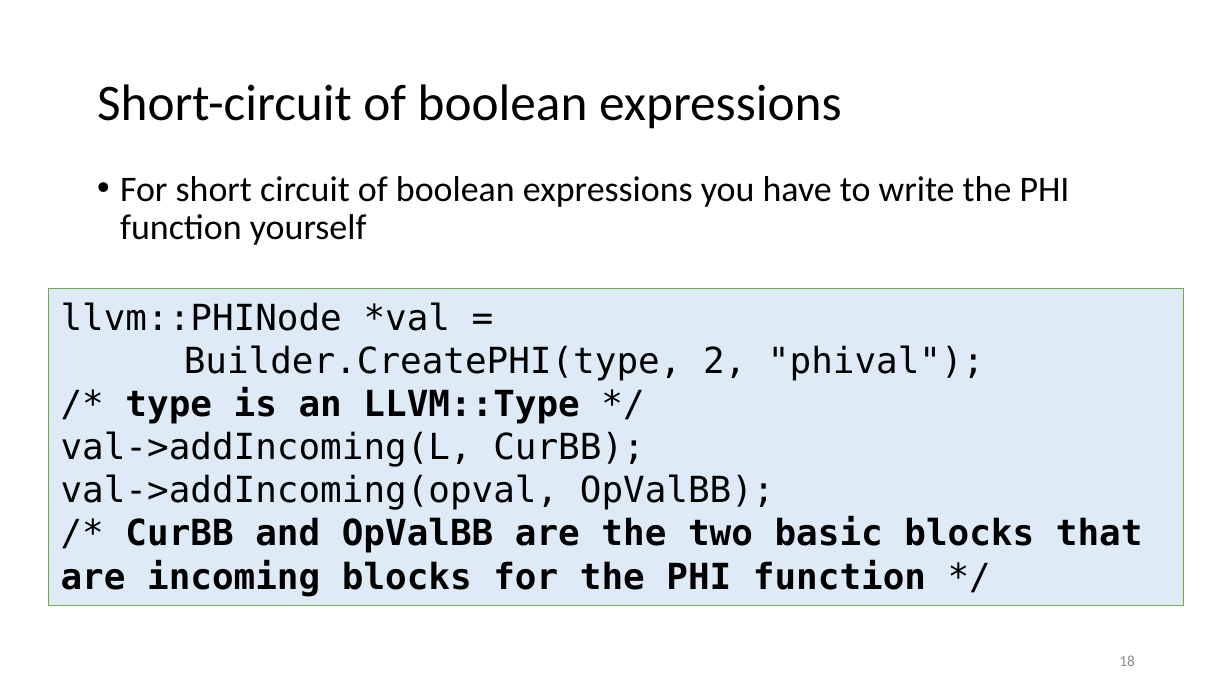
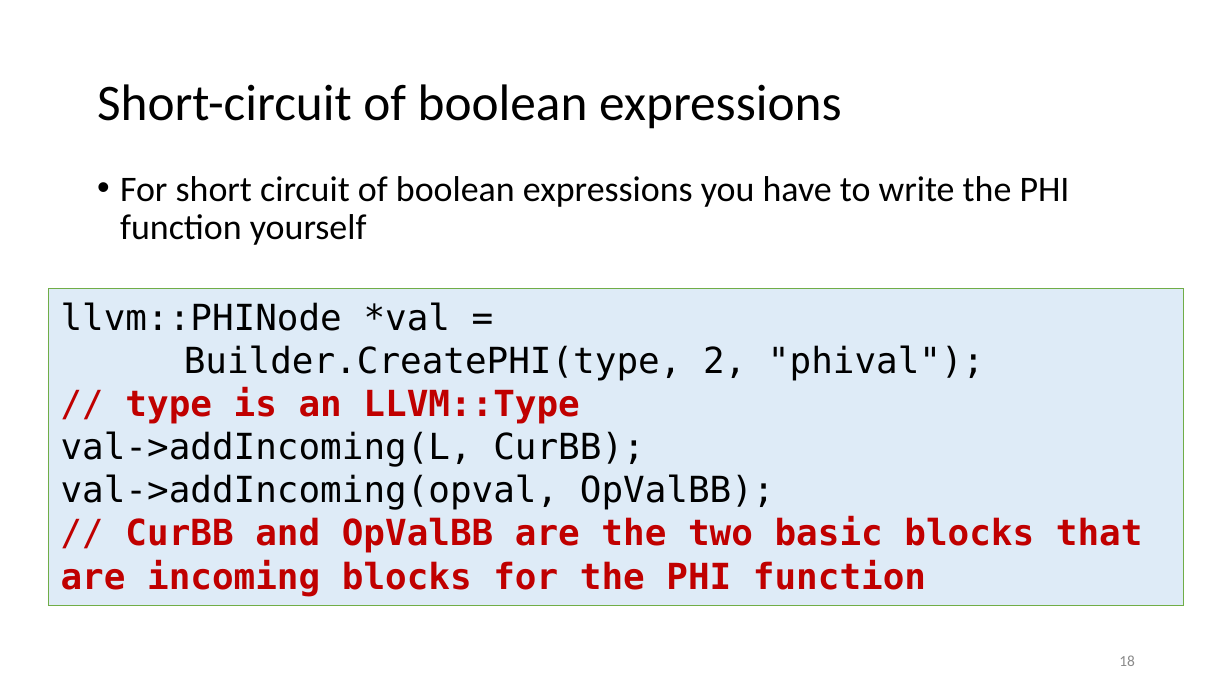
Before and after one commit to anoopsarkar/compilers-class, a slide deck: slide 18 of assets/ppt/codegen/decafLLVM.pptx. Drawn at 1232x693 pixels with LibreOffice and Linux fonts; fonts in the diff are those of the drawing. Boxes give left, top, right and bottom in pixels: in the first picture for what was removed or moved away, otherwise in the second. Text is boxed around its words. In the diff, an @@ line names an element or a change of style, - is before the commit and + after.

```diff
--- a/assets/ppt/codegen/decafLLVM.pptx
+++ b/assets/ppt/codegen/decafLLVM.pptx
@@ text in rectangle at (x1=125, y1=387, x2=579, y2=424): text changed; text colour #000000 to #C00000 @@
-/* type is an LLVM::Type */
+// type is an LLVM::Type
@@ text in rectangle at (x1=61, y1=517, x2=1143, y2=597): text changed; text colour #000000 to #C00000 @@
-/* CurBB and OpValBB are the two basic blocks that are incoming blocks for the PHI function */
+// CurBB and OpValBB are the two basic blocks that are incoming blocks for the PHI function
```
Also in this commit, not shown: 9 other slides changed, 2 other files.
